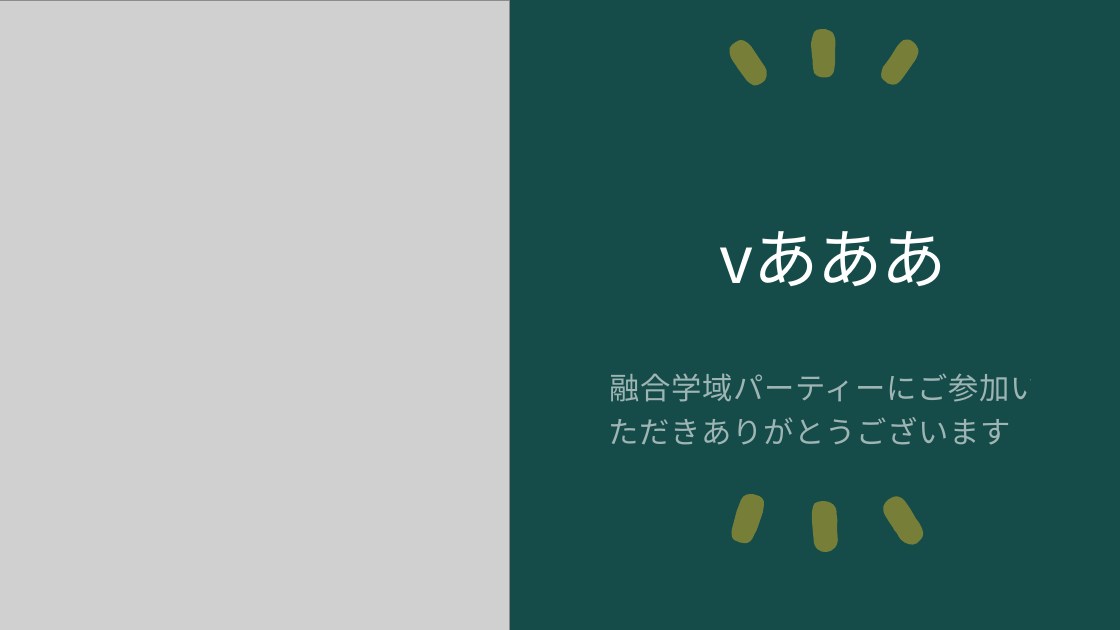
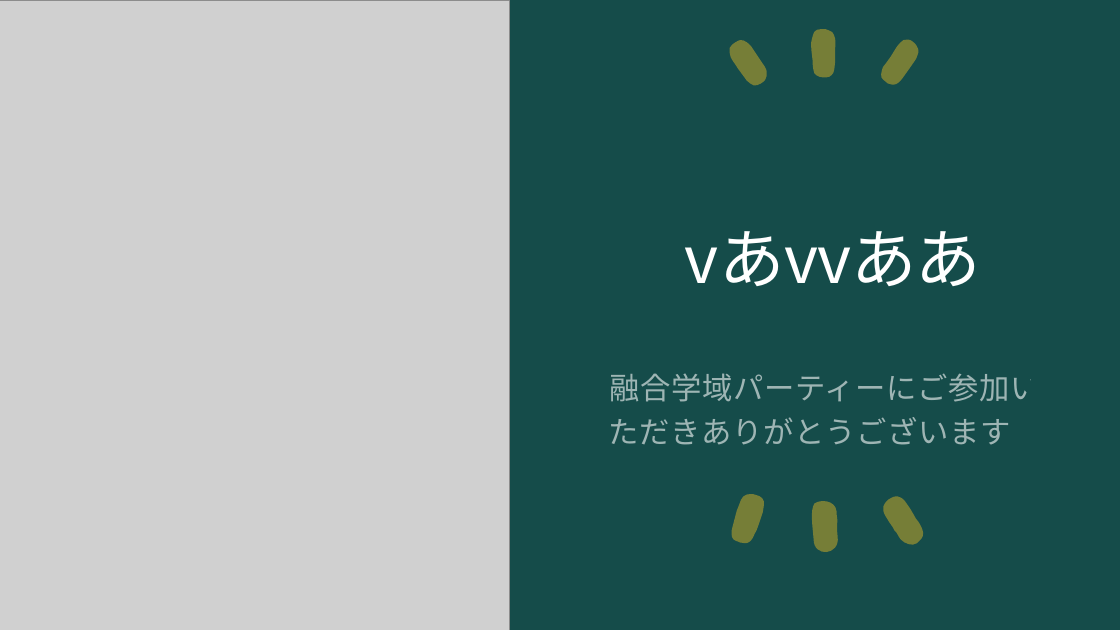
Before and after one commit to ogawa3427/utils, a slide deck: slide 1 of 2024quiz/quiz.pptx. Drawn at 1120x630 pixels with LibreOffice and Linux fonts; fonts in the diff are those of the drawing; grey boxes stand for pictures. Boxes give left, top, right and bottom in pixels: in the first picture for what was removed or moved away, otherwise in the second. Text is boxed around its words. In the diff, an @@ line names an element or a change of style, - is before the commit and + after.

Commit message:
vv

```diff
--- a/2024quiz/quiz.pptx
+++ b/2024quiz/quiz.pptx
@@ title at (x1=685, y1=231, x2=981, y2=286): text changed @@
-vあああ
+vあvvああ
```
